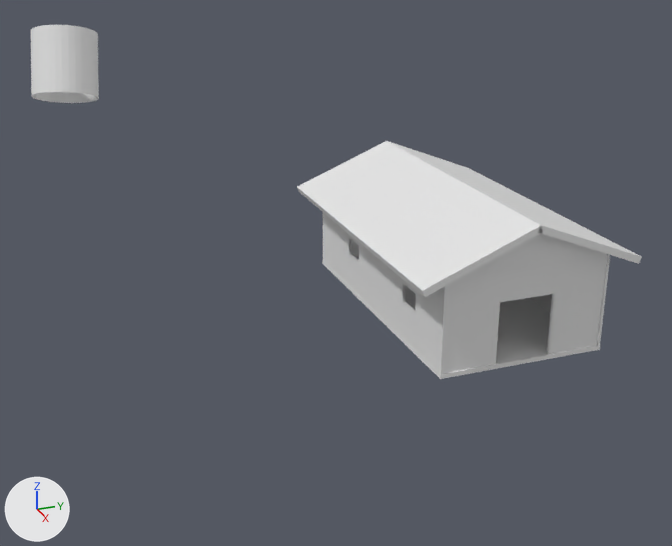
The Blender file Blender Assets/antonio/water_mill.blend, before and after one commit.
Camera for both pictures: a camera (50 mm lens) standing at (17.33, -9.21, 8.31) and looking at (-1.51, -2.1, 0.4). Every picture has the same lights, and +X, +Y and +Z are marked at lower left.

Before the edit, the objects in view are built like this:
```python
me_cube_006 = bpy.data.meshes.new('Cube.006')
me_cube_006.from_pydata(...)  # a box spanning x -1.0..1.0, y -1.0..1.0, z -1.0..1.0
me_cube_008 = bpy.data.meshes.new('Cube.008')
me_cube_008.from_pydata(...)  # a box spanning x -1.0..1.0, y -1.0..1.0, z -1.0..1.0
me_torus = bpy.data.meshes.new('Torus')
me_torus.from_pydata(...)  # 64 vertices, 32 faces; spans x -1.05..1.05, y 1.18..3.0, z -1.06..1.06
ob_cube_006 = bpy.data.objects.new('Cube.006', me_cube_006)
ob_cube_006.location = (0.0, -1.16, 2.35)
ob_cube_006.rotation_euler = (0.38, 0.0, 0.0)  # degrees (22, 0, 0)
ob_cube_006.scale = (-3.53, 1.27, -0.0726)
ob_cube_008 = bpy.data.objects.new('Cube.008', me_cube_008)
ob_cube_008.location = (0.0, 1.15, 2.36)
ob_cube_008.rotation_euler = (-0.374, 0.0, 0.0)  # degrees (-21, 0, 0)
ob_cube_008.scale = (-3.53, 1.27, -0.0726)
ob_torus = bpy.data.objects.new('Torus', me_torus)
ob_torus.location = (-7.6, -9.27, 4.54)
# also in view: 'Cube.005' at (3.26, 0.02, 2.41); 'Cube' at (0.0, 0.0, 0.0); 'Cube.001' at (0.0, -1.76, 1.03); 'Cube.004' at (3.23, 0.0, 1.01)
```
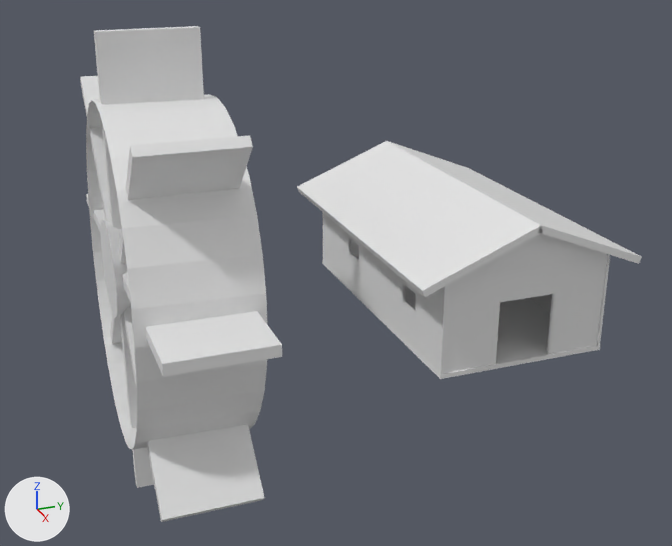
Diff of the bpy script that builds the scene:
```diff
--- a/Blender Assets/antonio/water_mill.blend.py
+++ b/Blender Assets/antonio/water_mill.blend.py
@@ me_cylinder_004 @@
+me_cylinder_004.from_pydata(...)  # 64 vertices, 32 faces; spans x -1.0..1.0, y -1.0..1.0, z -0.33..0.33
@@ me_cone_001 @@
+me_cone_001.from_pydata(...)  # a 32-sided cone pointing to +z spanning x -1.0..1.0, y -1.0..1.0, z -1.0..1.0
@@ ob_torus @@
-ob_torus = bpy.data.objects.new('Torus', me_torus)
-ob_torus.location = (-7.6, -9.27, 4.54)
@@ ob_cube_012 @@
+ob_cube_012 = bpy.data.objects.new('Cube.012', me_cube_008.copy())  # the mesh of ob_cube_008
+ob_cube_012.location = (-0.58, -6.2, 1.29)
+ob_cube_012.rotation_euler = (0.0, 0.785, 0.0)  # degrees (0, 45, 0)
+ob_cube_012.scale = (4.89, 0.97, 0.108)
@@ ob_cube_011 @@
+ob_cube_011 = bpy.data.objects.new('Cube.011', me_cube_008.copy())  # the mesh of ob_cube_008
+ob_cube_011.location = (-0.58, -6.2, 1.29)
+ob_cube_011.rotation_euler = (0.0, 2.356, 0.0)  # degrees (0, 135, 0)
+ob_cube_011.scale = (4.89, 0.97, 0.108)
@@ ob_cube_010 @@
+ob_cube_010 = bpy.data.objects.new('Cube.010', me_cube_008.copy())  # the mesh of ob_cube_008
+ob_cube_010.location = (-0.58, -6.2, 1.29)
+ob_cube_010.rotation_euler = (0.0, 1.571, 0.0)  # degrees (0, 90, 0)
+ob_cube_010.scale = (4.89, 0.97, 0.108)
@@ ob_cylinder_001 @@
+ob_cylinder_001 = bpy.data.objects.new('Cylinder.001', me_cylinder_004)
+ob_cylinder_001.location = (-0.59, -6.16, 1.37)
+ob_cylinder_001.rotation_euler = (0.0, 1.586, 1.554)  # degrees (0, 91, 89)
+ob_cylinder_001.scale = (3.48, 3.48, 3.48)
@@ ob_cube_009 @@
+ob_cube_009 = bpy.data.objects.new('Cube.009', me_cube_008.copy())  # the mesh of ob_cube_008
+ob_cube_009.location = (-0.58, -6.2, 1.62)
+ob_cube_009.scale = (4.89, 0.97, 0.108)
@@ ob_cone @@
+ob_cone = bpy.data.objects.new('Cone', me_cone_001)
+ob_cone.location = (-0.62, -6.31, 1.54)
+ob_cone.rotation_euler = (-1.571, 0.0, 0.0)  # degrees (-90, 0, 0)
```

Where the change shows, as pixel boxes [x1, y1, x2, y2] in the pictures (672 x 546 px):
'Cylinder.001', added: after [86, 94, 267, 450]
'Cube.012', added: after [80, 76, 265, 522]
'Cube.010', added: after [94, 26, 204, 488]
'Cube.011', added: after [110, 135, 253, 344]
'Cube.009', added: after [86, 194, 282, 376]
'Torus', deleted: before [31, 25, 99, 103]
'Cone', added: after [100, 219, 131, 318]
